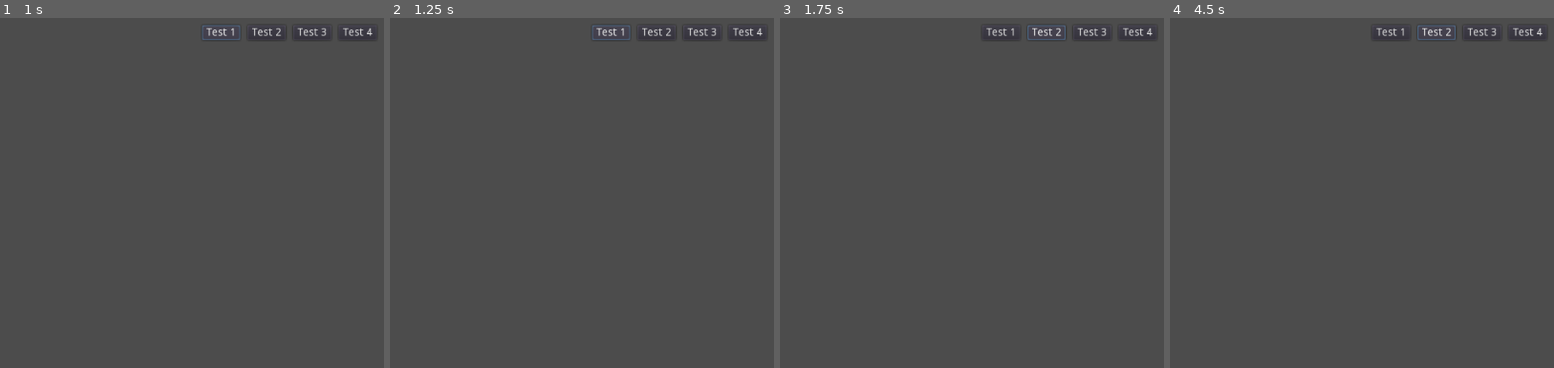
Above: before the commit, frames 1-4 (left to right).
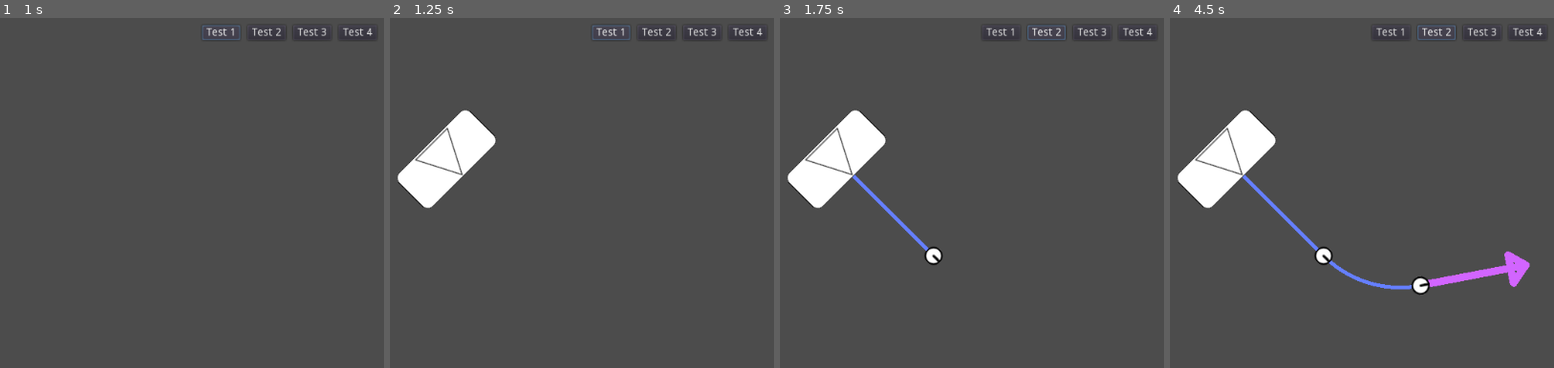
Above: after the commit, the same moments.

Repository: StStep/tatzelwurm-client
Game: Godot game, scene res://turn_component/battlefield_view/test_harness.tscn
The game is run twice, just before and just after one commit, with the same random seed, the same clock (stepped at 60 frames per second) and the same inputs.
Inputs:
- Up to frame 1 (1 s): click "Test 1" at 0.5 s
- Up to frame 2 (1.25 s): no input
- Up to frame 3 (1.75 s): click "Test 2" at 1.25 s
- Up to frame 4 (4.5 s): click "Test 3" at 2 s; click "Test 4" at 2.75 s; click "Test 1" at 3.5 s; click "Test 2" at 4.25 s

Frame 1 is identical in both runs. In frame 2, 3.5% of the frame differs, in the area x 1-28%, y 26-55%; in frame 3, 4.0%; in frame 4, 5.4%, in the area x 1-94%, y 26-80%.
Error before the commit: Parse Error: The identifier "FRONT" isn't declared in the current scope. (res://utilities/trig.gd:89)

Commit message:
Updated for Godot v3.1

Diff:
--- a/bgg/default_env.tres
+++ b/bgg/default_env.tres
@@ -1,100 +1,15 @@
 [gd_resource type="Environment" load_steps=2 format=2]
 
 [sub_resource type="ProceduralSky" id=1]
-
-radiance_size = 4
 sky_top_color = Color( 0.0470588, 0.454902, 0.976471, 1 )
 sky_horizon_color = Color( 0.556863, 0.823529, 0.909804, 1 )
 sky_curve = 0.25
-sky_energy = 1.0
 ground_bottom_color = Color( 0.101961, 0.145098, 0.188235, 1 )
 ground_horizon_color = Color( 0.482353, 0.788235, 0.952941, 1 )
 ground_curve = 0.01
-ground_energy = 1.0
-sun_color = Color( 1, 1, 1, 1 )
-sun_latitude = 35.0
-sun_longitude = 0.0
-sun_angle_min = 1.0
-sun_angle_max = 100.0
-sun_curve = 0.05
 sun_energy = 16.0
-texture_size = 2
 
 [resource]
-
 background_mode = 2
 background_sky = SubResource( 1 )
-background_sky_custom_fov = 0.0
-background_color = Color( 0, 0, 0, 1 )
-background_energy = 1.0
-background_canvas_max_layer = 0
-ambient_light_color = Color( 0, 0, 0, 1 )
-ambient_light_energy = 1.0
-ambient_light_sky_contribution = 1.0
-fog_enabled = false
-fog_color = Color( 0.5, 0.6, 0.7, 1 )
-fog_sun_color = Color( 1, 0.9, 0.7, 1 )
-fog_sun_amount = 0.0
-fog_depth_enabled = true
-fog_depth_begin = 10.0
-fog_depth_curve = 1.0
-fog_transmit_enabled = false
-fog_transmit_curve = 1.0
-fog_height_enabled = false
-fog_height_min = 0.0
-fog_height_max = 100.0
-fog_height_curve = 1.0
-tonemap_mode = 0
-tonemap_exposure = 1.0
-tonemap_white = 1.0
-auto_exposure_enabled = false
-auto_exposure_scale = 0.4
-auto_exposure_min_luma = 0.05
-auto_exposure_max_luma = 8.0
-auto_exposure_speed = 0.5
-ss_reflections_enabled = false
-ss_reflections_max_steps = 64
-ss_reflections_fade_in = 0.15
-ss_reflections_fade_out = 2.0
-ss_reflections_depth_tolerance = 0.2
-ss_reflections_roughness = true
-ssao_enabled = false
-ssao_radius = 1.0
-ssao_intensity = 1.0
-ssao_radius2 = 0.0
-ssao_intensity2 = 1.0
-ssao_bias = 0.01
-ssao_light_affect = 0.0
-ssao_color = Color( 0, 0, 0, 1 )
-ssao_quality = 0
 ssao_blur = 1
-ssao_edge_sharpness = 4.0
-dof_blur_far_enabled = false
-dof_blur_far_distance = 10.0
-dof_blur_far_transition = 5.0
-dof_blur_far_amount = 0.1
-dof_blur_far_quality = 1
-dof_blur_near_enabled = false
-dof_blur_near_distance = 2.0
-dof_blur_near_transition = 1.0
-dof_blur_near_amount = 0.1
-dof_blur_near_quality = 1
-glow_enabled = false
-glow_levels/1 = false
-glow_levels/2 = false
-glow_levels/3 = true
-glow_levels/4 = false
-glow_levels/5 = true
-glow_levels/6 = false
-glow_levels/7 = false
-glow_intensity = 0.8
-glow_strength = 1.0
-glow_bloom = 0.0
-glow_blend_mode = 2
-glow_hdr_threshold = 1.0
-glow_hdr_scale = 2.0
-glow_bicubic_upscale = false
-adjustment_enabled = false
-adjustment_brightness = 1.0
-adjustment_contrast = 1.0
-adjustment_saturation = 1.0
--- a/bgg/project.godot
+++ b/bgg/project.godot
@@ -6,7 +6,12 @@
 ;   [section] ; section goes between []
 ;   param=value ; assign values to parameters
 
-config_version=3
+config_version=4
+
+_global_script_classes=[  ]
+_global_script_class_icons={
+
+}
 
 [application]
 
@@ -24,16 +29,22 @@
 
 [input]
 
-ui_accept=[ Object(InputEventKey,"resource_local_to_scene":false,"resource_name":"","device":0,"alt":false,"shift":false,"control":false,"meta":false,"command":false,"pressed":false,"scancode":16777221,"unicode":0,"echo":false,"script":null)
+ui_accept={
+"deadzone": 0.5,
+"events": [ Object(InputEventKey,"resource_local_to_scene":false,"resource_name":"","device":0,"alt":false,"shift":false,"control":false,"meta":false,"command":false,"pressed":false,"scancode":16777221,"unicode":0,"echo":false,"script":null)
 , Object(InputEventKey,"resource_local_to_scene":false,"resource_name":"","device":0,"alt":false,"shift":false,"control":false,"meta":false,"command":false,"pressed":false,"scancode":16777222,"unicode":0,"echo":false,"script":null)
 , Object(InputEventKey,"resource_local_to_scene":false,"resource_name":"","device":0,"alt":false,"shift":false,"control":false,"meta":false,"command":false,"pressed":false,"scancode":32,"unicode":0,"echo":false,"script":null)
 , Object(InputEventJoypadButton,"resource_local_to_scene":false,"resource_name":"","device":0,"button_index":0,"pressure":0.0,"pressed":false,"script":null)
 , Object(InputEventMouseButton,"resource_local_to_scene":false,"resource_name":"","device":0,"alt":false,"shift":false, …(202 unchanged characters)…
  ]
-ui_cancel=[ Object(InputEventKey,"resource_local_to_scene":false,"resource_name":"","device":0,"alt":false,"shift":false,"control":false,"meta":false,"command":false,"pressed":false,"scancode":16777217,"unicode":0,"echo":false,"script":null)
+}
+ui_cancel={
+"deadzone": 0.5,
+"events": [ Object(InputEventKey,"resource_local_to_scene":false,"resource_name":"","device":0,"alt":false,"shift":false,"control":false,"meta":false,"command":false,"pressed":false,"scancode":16777217,"unicode":0,"echo":false,"script":null)
 , Object(InputEventJoypadButton,"resource_local_to_scene":false,"resource_name":"","device":0,"button_index":1,"pressure":0.0,"pressed":false,"script":null)
 , Object(InputEventMouseButton,"resource_local_to_scene":false,"resource_name":"","device":0,"alt":false,"shift":false, …(202 unchanged characters)…
  ]
+}
 
 [rendering]
 
--- a/bgg/start.tscn
+++ b/bgg/start.tscn
@@ -4,27 +4,22 @@
 
 [node name="World" type="Node"]
 
-[node name="Unit" parent="." index="0" instance=ExtResource( 1 )]
-
+[node name="Unit" parent="." instance=ExtResource( 1 )]
 position = Vector2( 294.725, 86.4445 )
 rotation = 2.36662
 
-[node name="Unit2" parent="." index="1" instance=ExtResource( 1 )]
-
+[node name="Unit2" parent="." instance=ExtResource( 1 )]
 position = Vector2( 543, 86 )
 rotation = 3.12692
 
-[node name="Unit3" parent="." index="2" instance=ExtResource( 1 )]
-
+[node name="Unit3" parent="." instance=ExtResource( 1 )]
 position = Vector2( 756.524, 227.198 )
 rotation = -1.14182
 
-[node name="Unit4" parent="." index="3" instance=ExtResource( 1 )]
-
+[node name="Unit4" parent="." instance=ExtResource( 1 )]
 position = Vector2( 480.524, 407.198 )
 
-[node name="Unit5" parent="." index="4" instance=ExtResource( 1 )]
-
+[node name="Unit5" parent="." instance=ExtResource( 1 )]
 position = Vector2( 248.524, 308.198 )
 rotation = 1.17038
 _sections_unfolded = [ "Transform" ]
--- a/bgg/turn_component/battlefield_view/cmd_rep.tscn
+++ b/bgg/turn_component/battlefield_view/cmd_rep.tscn
@@ -4,105 +4,56 @@
 [ext_resource path="res://turn_component/battlefield_view/circle_with_direction.png" type="Texture" id=2]
 
 [sub_resource type="CircleShape2D" id=1]
-
-custom_solver_bias = 0.0
 radius = 12.5
 
-[node name="CmdRep" type="Node2D" index="0"]
-
+[node name="CmdRep" type="Node2D"]
 show_behind_parent = true
 script = ExtResource( 1 )
-_sections_unfolded = [ "Pause", "Transform", "Visibility" ]
 
-[node name="Reposition" type="Node2D" parent="." index="0"]
+[node name="Reposition" type="Node2D" parent="."]
+position = Vector2( 5, 0 )
 
-position = Vector2( 5, 0 )
-_sections_unfolded = [ "Transform" ]
-
-[node name="Line2D" type="Line2D" parent="Reposition" index="0"]
-
+[node name="Line2D" type="Line2D" parent="Reposition"]
 position = Vector2( 33.4427, 0.711979 )
 points = PoolVector2Array( -13.5359, -17.183, -21.3461, -17.183, -28.828, -17.0382, -21.2726, -17.2685, -21.5503, -9.27074, -21.295, -17.183, -21.3461, -24.0233 )
 width = 2.0
 default_color = Color( 0.4, 1, 0.521875, 1 )
 texture_mode = 1302996400
-sharp_limit = 2.0
-round_precision = 8
 
-[node name="Wheel" type="Node2D" parent="." index="1"]
-
+[node name="Wheel" type="Node2D" parent="."]
 position = Vector2( 26.3793, 28.7713 )
 
-[node name="Line2D" type="Line2D" parent="Wheel" index="0"]
-
+[node name="Line2D" type="Line2D" parent="Wheel"]
 position = Vector2( -28.7639, -13.3852 )
 points = PoolVector2Array( -14.4379, -15.5218, 22.7924, -15.6378, -12.4662, -34.5429 )
 width = 2.0
 default_color = Color( 0.0873299, 0.40625, 0.0603027, 1 )
 texture_mode = 553311648
-sharp_limit = 2.0
-round_precision = 8
 
-[node name="Rotation" type="Node2D" parent="." index="2"]
-
+[node name="Rotation" type="Node2D" parent="."]
 position = Vector2( -63.7933, 0.711975 )
 
-[node name="Line2D" type="Line2D" parent="Rotation" index="0"]
-
+[node name="Line2D" type="Line2D" parent="Rotation"]
 position = Vector2( 59.379, -2.42072 )
 points = PoolVector2Array( -18.6463, -2.64354, -14.9194, -15.2377, -9.77896, -17.9365, -5.28104, -18.7076, -7.59425, -21.5348, -6.27241, -15.2857, -5.53806, -18.5791 )
 width = 2.0
 default_color = Color( 0.4, 0.957812, 1, 1 )
 texture_mode = 1065353216
 joint_mode = 2
-sharp_limit = 2.0
-round_precision = 8
-_sections_unfolded = [ "Capping" ]
 
-[node name="Sprite" type="Sprite" parent="." index="3"]
+[node name="Sprite" type="Sprite" parent="."]
+texture = ExtResource( 2 )
 
-texture = ExtResource( 2 )
-_sections_unfolded = [ "Transform", "Visibility" ]
+[node name="Path" type="Line2D" parent="."]
+show_behind_parent = true
+width = 5.0
+texture_mode = 553311648
 
-[node name="Path" type="Line2D" parent="." index="4"]
+[node name="BodyArea" type="Area2D" parent="."]
 
-show_behind_parent = true
-points = PoolVector2Array(  )
-width = 5.0
-default_color = Color( 0.4, 0.5, 1, 1 )
-texture_mode = 553311648
-sharp_limit = 2.0
-round_precision = 8
-_sections_unfolded = [ "Visibility" ]
+[node name="Shape" type="CollisionShape2D" parent="BodyArea"]
+shape = SubResource( 1 )
 
-[node name="BodyArea" type="Area2D" parent="." index="5"]
+[node name="PathArea" type="Area2D" parent="."]
 
-input_pickable = true
-gravity_vec = Vector2( 0, 1 )
-gravity = 98.0
-linear_damp = 0.1
-angular_damp = 1.0
-audio_bus_override = false
-audio_bus_name = "Master"
-_sections_unfolded = [ "Transform" ]
-
-[node name="Shape" type="CollisionShape2D" parent="BodyArea" index="0"]
-
-shape = SubResource( 1 )
-_sections_unfolded = [ "Transform" ]
-
-[node name="PathArea" type="Area2D" parent="." index="6"]
-
-input_pickable = true
-gravity_vec = Vector2( 0, 1 )
-gravity = 98.0
-linear_damp = 0.1
-angular_damp = 1.0
-audio_bus_override = false
-audio_bus_name = "Master"
-
-[node name="Polygon" type="CollisionPolygon2D" parent="PathArea" index="0"]
-
-build_mode = 0
-polygon = PoolVector2Array(  )
-_sections_unfolded = [ "Transform" ]
+[node name="Polygon" type="CollisionPolygon2D" parent="PathArea"]
--- a/bgg/turn_component/battlefield_view/test_harness.tscn
+++ b/bgg/turn_component/battlefield_view/test_harness.tscn
@@ -3,134 +3,49 @@
 [ext_resource path="res://turn_component/battlefield_view/test_harness.gd" type="Script" id=1]
 [ext_resource path="res://turn_component/battlefield_view/battlefield_view.gd" type="Script" id=2]
 
-[node name="TestHarness" type="Node" index="0"]
-
+[node name="TestHarness" type="Node"]
 script = ExtResource( 1 )
 
-[node name="BattlefieldView" type="Node" parent="." index="0"]
-
+[node name="BattlefieldView" type="Node" parent="."]
 script = ExtResource( 2 )
 unit_rep_scene = "res://turn_component/battlefield_view/unit_rep.tscn"
 cmd_rep_scene = "res://turn_component/battlefield_view/cmd_rep.tscn"
 
-[node name="HBoxContainer" type="HBoxContainer" parent="." index="1"]
-
-anchor_left = 0.0
-anchor_top = 0.0
+[node name="HBoxContainer" type="HBoxContainer" parent="."]
 anchor_right = 1.0
-anchor_bottom = 0.0
 margin_top = 20.0
 margin_bottom = 20.0
-rect_pivot_offset = Vector2( 0, 0 )
-mouse_filter = 1
-mouse_default_cursor_shape = 0
-size_flags_horizontal = 1
-size_flags_vertical = 1
 custom_constants/separation = 10
 alignment = 1
-_sections_unfolded = [ "Margin", "custom_constants" ]
 
-[node name="TestButton1" type="Button" parent="HBoxContainer" index="0"]
-
-anchor_left = 0.0
-anchor_top = 0.0
-anchor_right = 0.0
-anchor_bottom = 0.0
+[node name="TestButton1" type="Button" parent="HBoxContainer"]
 margin_left = 395.0
 margin_right = 446.0
 margin_bottom = 20.0
-rect_pivot_offset = Vector2( 0, 0 )
-focus_mode = 2
-mouse_filter = 0
-mouse_default_cursor_shape = 0
-size_flags_horizontal = 1
-size_flags_vertical = 1
-toggle_mode = false
-enabled_focus_mode = 2
-shortcut = null
-group = null
 text = "Test 1"
-flat = false
-align = 1
 
-[node name="TestButton2" type="Button" parent="HBoxContainer" index="1"]
-
-anchor_left = 0.0
-anchor_top = 0.0
-anchor_right = 0.0
-anchor_bottom = 0.0
+[node name="TestButton2" type="Button" parent="HBoxContainer"]
 margin_left = 456.0
 margin_right = 507.0
 margin_bottom = 20.0
-rect_pivot_offset = Vector2( 0, 0 )
-focus_mode = 2
-mouse_filter = 0
-mouse_default_cursor_shape = 0
-size_flags_horizontal = 1
-size_flags_vertical = 1
-toggle_mode = false
-enabled_focus_mode = 2
-shortcut = null
-group = null
 text = "Test 2"
-flat = false
-align = 1
 
-[node name="TestButton3" type="Button" parent="HBoxContainer" index="2"]
-
-anchor_left = 0.0
-anchor_top = 0.0
-anchor_right = 0.0
-anchor_bottom = 0.0
+[node name="TestButton3" type="Button" parent="HBoxContainer"]
 margin_left = 517.0
 margin_right = 568.0
 margin_bottom = 20.0
-rect_pivot_offset = Vector2( 0, 0 )
-focus_mode = 2
-mouse_filter = 0
-mouse_default_cursor_shape = 0
-size_flags_horizontal = 1
-size_flags_vertical = 1
-toggle_mode = false
-enabled_focus_mode = 2
-shortcut = null
-group = null
 text = "Test 3"
-flat = false
-align = 1
 
-[node name="TestButton4" type="Button" parent="HBoxContainer" index="3"]
-
-anchor_left = 0.0
-anchor_top = 0.0
-anchor_right = 0.0
-anchor_bottom = 0.0
+[node name="TestButton4" type="Button" parent="HBoxContainer"]
 margin_left = 578.0
 margin_right = 629.0
 margin_bottom = 20.0
-rect_pivot_offset = Vector2( 0, 0 )
-focus_mode = 2
-mouse_filter = 0
-mouse_default_cursor_shape = 0
-size_flags_horizontal = 1
-size_flags_vertical = 1
-toggle_mode = false
-enabled_focus_mode = 2
-shortcut = null
-group = null
 text = "Test 4"
-flat = false
-align = 1
 
-[node name="Node2D" type="Node2D" parent="." index="2"]
-
+[node name="Node2D" type="Node2D" parent="."]
 position = Vector2( 815.218, 541.432 )
-_sections_unfolded = [ "Transform" ]
 
 [connection signal="pressed" from="HBoxContainer/TestButton1" to="." method="test_1"]
-
 [connection signal="pressed" from="HBoxContainer/TestButton2" to="." method="test_2"]
-
 [connection signal="pressed" from="HBoxContainer/TestButton3" to="." method="test_3"]
-
 [connection signal="pressed" from="HBoxContainer/TestButton4" to="." method="test_4"]
--- a/bgg/turn_component/battlefield_view/unit_rep.tscn
+++ b/bgg/turn_component/battlefield_view/unit_rep.tscn
@@ -4,82 +4,42 @@
 [ext_resource path="res://turn_component/battlefield_view/block_with_direction.png" type="Texture" id=2]
 
 [sub_resource type="RectangleShape2D" id=1]
-
-custom_solver_bias = 0.0
 extents = Vector2( 5.03131, 59.2303 )
 
 [sub_resource type="ConvexPolygonShape2D" id=2]
-
-custom_solver_bias = 0.0
 points = PoolVector2Array( 0, -24, 27, 10, -27, 10 )
-_sections_unfolded = [ "Resource" ]
 
 [sub_resource type="RectangleShape2D" id=3]
-
-custom_solver_bias = 0.0
 extents = Vector2( 66, 32 )
 
 [node name="UnitRep" type="Node2D"]
-
 position = Vector2( 0.28479, 0 )
 script = ExtResource( 1 )
-_sections_unfolded = [ "Transform" ]
 
-[node name="MoveIndicator" type="Node2D" parent="." index="0"]
+[node name="MoveIndicator" type="Node2D" parent="."]
+show_behind_parent = true
 
-show_behind_parent = true
-_sections_unfolded = [ "Transform", "Visibility" ]
-
-[node name="Line2D" type="Line2D" parent="MoveIndicator" index="0"]
-
+[node name="Line2D" type="Line2D" parent="MoveIndicator"]
 points = PoolVector2Array( -0.473511, 0.457977, -0.473511, -143.818, -18.3054, -122.744, 20.0384, -123.018, -0.688759, -143.551 )
-width = 10.0
 default_color = Color( 0.826563, 0.4, 1, 1 )
 texture_mode = 553311648
 joint_mode = 2
-sharp_limit = 2.0
-round_precision = 8
-_sections_unfolded = [ "Capping", "Fill" ]
 
-[node name="PathArea" type="Area2D" parent="MoveIndicator" index="1"]
+[node name="PathArea" type="Area2D" parent="MoveIndicator"]
+position = Vector2( 90, 0 )
 
-position = Vector2( 90, 0 )
-input_pickable = true
-gravity_vec = Vector2( 0, 1 )
-gravity = 98.0
-linear_damp = 0.1
-angular_damp = 1.0
-audio_bus_override = false
-audio_bus_name = "Master"
-_sections_unfolded = [ "Transform" ]
-
-[node name="Line" type="CollisionShape2D" parent="MoveIndicator/PathArea" index="0"]
-
+[node name="Line" type="CollisionShape2D" parent="MoveIndicator/PathArea"]
 position = Vector2( -90.4921, -58.5487 )
 shape = SubResource( 1 )
-_sections_unfolded = [ "Transform", "Z Index" ]
 
-[node name="Head" type="CollisionShape2D" parent="MoveIndicator/PathArea" index="1"]
-
+[node name="Head" type="CollisionShape2D" parent="MoveIndicator/PathArea"]
 position = Vector2( -90.6006, -127.677 )
 shape = SubResource( 2 )
-_sections_unfolded = [ "Transform" ]
 
-[node name="BodyArea" type="Area2D" parent="." index="1"]
+[node name="BodyArea" type="Area2D" parent="."]
 
-input_pickable = true
-gravity_vec = Vector2( 0, 1 )
-gravity = 98.0
-linear_damp = 0.1
-angular_damp = 1.0
-audio_bus_override = false
-audio_bus_name = "Master"
-_sections_unfolded = [ "Transform" ]
-
-[node name="Shape" type="CollisionShape2D" parent="BodyArea" index="0"]
-
+[node name="Shape" type="CollisionShape2D" parent="BodyArea"]
 shape = SubResource( 3 )
 
-[node name="Sprite" type="Sprite" parent="." index="2"]
-
+[node name="Sprite" type="Sprite" parent="."]
 texture = ExtResource( 2 )
--- a/bgg/utilities/trig.gd
+++ b/bgg/utilities/trig.gd
@@ -86,7 +86,7 @@
 
 static func get_arc(start_ray, pnt):
 	# Invalid of not in front half of start_ray
-	if get_dir_relative_to_orientation(start_ray, pnt) != FRONT:
+	if get_dir_relative_to_orientation(start_ray, pnt) != Orientation.FRONT:
 		return null
 
 	# LegA of isosceles triangle is perp to dir
@@ -149,30 +149,30 @@
 	var ang = orientation_ray.direction.angle_to(vec)
 	var abs_ang = abs(ang)
 	if abs_ang <= PI/2:
-		return FRONT
-	else:
-		return BACK
+		return Orientation.FRONT
+	else:
+		return Orientation.BACK
 
 static func get_left_right_dir_relative_to_orientation(orientation_ray, pnt):
 	var vec = pnt - orientation_ray.offset
 	var ang = orientation_ray.direction.angle_to(vec)
 	if ang <= 0:
-		return RIGHT
-	else:
-		return LEFT
+		return Orientation.RIGHT
+	else:
+		return Orientation.LEFT
 
 static func get_dir_relative_to_orientation(orientation_ray, pnt):
 	var vec = pnt - orientation_ray.offset
 	var ang = orientation_ray.direction.angle_to(vec)
 	var abs_ang = abs(ang)
 	if abs_ang <= PI/4:
-		return FRONT
+		return Orientation.FRONT
 	elif abs_ang >= 3*PI/4:
-		return BACK
+		return Orientation.BACK
 	elif ang <= 0:
-		return RIGHT
-	else:
-		return LEFT
+		return Orientation.RIGHT
+	else:
+		return Orientation.LEFT
 
 static func get_intersection_of_two_lines(line_1, line_2):
 
@@ -255,10 +255,10 @@
 		[Ray2D.new(Vector2(0,0), Vector2(0,1)), Vector2(1,-.1)],
 	]
 	exp_output = [
-		FRONT,
-		FRONT,
-		BACK,
-		BACK,
+		Orientation.FRONT,
+		Orientation.FRONT,
+		Orientation.BACK,
+		Orientation.BACK,
 	]
 	for i in range(input.size()):
 		var ret = get_front_back_dir_relative_to_orientation(input[i][0], input[i][1])
@@ -273,10 +273,10 @@
 		[Ray2D.new(Vector2(0,0), Vector2(0,1)), Vector2(1,-.1)],
 	]
 	exp_output = [
-		RIGHT,
-		LEFT,
-		LEFT,
-		RIGHT,
+		Orientation.RIGHT,
+		Orientation.LEFT,
+		Orientation.LEFT,
+		Orientation.RIGHT,
 	]
 	for i in range(input.size()):
 		var ret = get_left_right_dir_relative_to_orientation(input[i][0], input[i][1])
@@ -291,10 +291,10 @@
 		[Ray2D.new(Vector2(0,0), Vector2(0,1)), Vector2(1,-.2)],
 	]
 	exp_output = [
-		FRONT,
-		BACK,
-		LEFT,
-		RIGHT,
+		Orientation.FRONT,
+		Orientation.BACK,
+		Orientation.LEFT,
+		Orientation.RIGHT,
 	]
 	for i in range(input.size()):
 		var ret = get_dir_relative_to_orientation(input[i][0], input[i][1])
Not shown, changed: bgg/icon.png.import
Not shown, changed: bgg/turn_component/battlefield_view/block_with_direction.png.import
Not shown, changed: bgg/turn_component/battlefield_view/circle_with_direction.png.import
Not shown, changed: bgg/unit/block.png.import
Not shown, changed: readme.md
